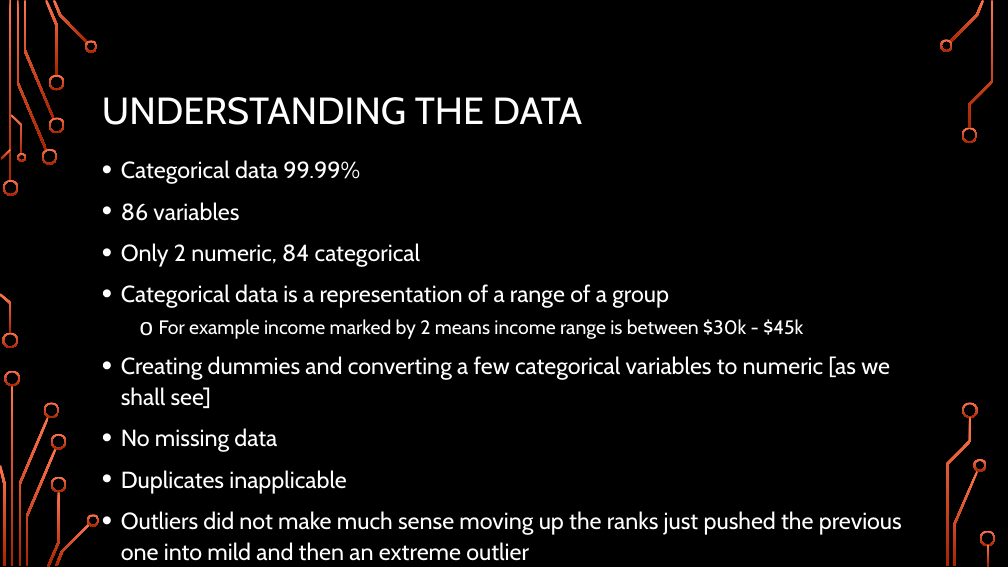
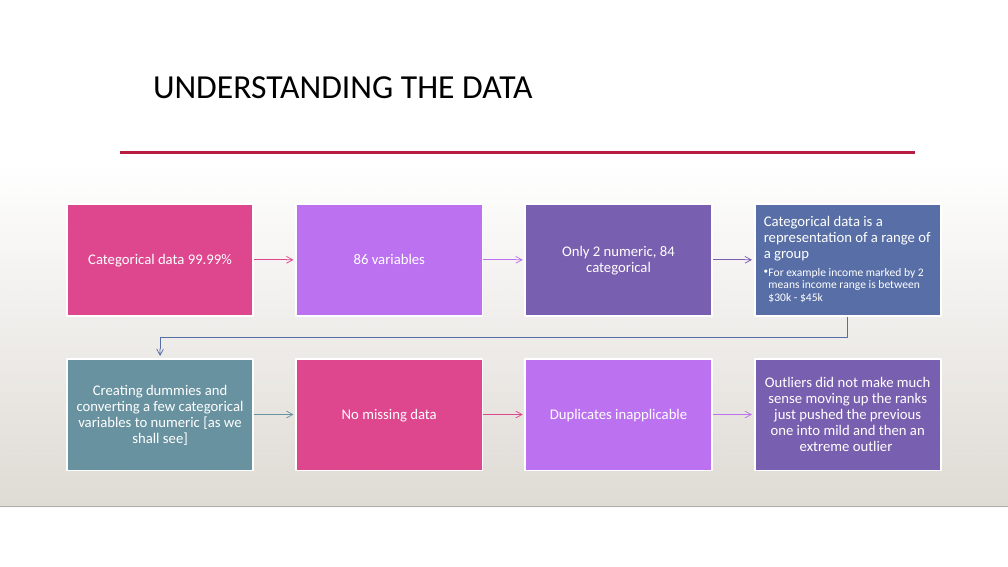
Before and after one commit to karimkhamwani/data-mining, a slide deck: slide 4 of Caravan.pptx (slide 3 before the commit). Drawn at 1008x567 pixels with LibreOffice and Linux fonts; fonts in the diff are those of the drawing; background and template pictures are left out. Boxes give left, top, right and bottom in pixels: in the first picture for what was removed or moved away, otherwise in the second. Text is boxed around its words. In the diff, an @@ line names an element or a change of style, - is before the commit and + after.

Commit message:
update ppt

```diff
--- a/Caravan.pptx
+++ b/Caravan.pptx
@@ background picture (left out) to #FFFFFF @@
@@ title "UNDERSTANDING THE DATA": place and size @@
-title "UNDERSTANDING THE DATA" at bbox=[102, 97, 583, 125]
+title "UNDERSTANDING THE DATA" at bbox=[153, 76, 532, 99]
@@ title "UNDERSTANDING THE DATA" at bbox=[153, 76, 532, 99]: size 36 to 32 pt, font Cabin to Calibri, text colour #FFFFFF to #000000; vertical alignment middle to top @@
@@ rectangle added at bbox=[0, 167, 1008, 507], fill gradient #DFDBD5 @@
@@ line added from (120, 153) to (915, 153), #B71E42 2.5 pt @@
@@ text removed at bbox=[121, 160, 902, 561] @@
-• Categorical data 99.99%
-• 86 variables
-• Only 2 numeric, 84 categorical
-• Categorical data is a representation of a range of a group
-  o For example income marked by 2 means income range is between $30k - $45k
-• Creating dummies and converting a few categorical variables to numeric [as we shall see]
-• No missing data
-• Duplicates inapplicable
-• Outliers did not make much sense moving up the ranks just pushed the previous one into mild and then an extreme outlier
@@ group added at bbox=[67, 204, 941, 470]: 8 rectangles, 8 texts, 7 freeform shapes @@
+Categorical data 99.99%
+86 variables
+Only 2 numeric, 84 categorical
+Categorical data is a representation of a range of a group
+  • For example income marked by 2 means income range is between $30k - $45k
+Creating dummies and converting a few categorical variables to numeric [as we shall see]
+No missing data
+Duplicates inapplicable
+Outliers did not make much sense moving up the ranks just pushed the previous one into mild and then an extreme outlier
@@ line added from (0, 507) to (1008, 507), #000001 1 pt @@
@@ group removed at bbox=[0, 0, 996, 567]: 33 freeform shapes, 3 rectangles @@
```
Also in this commit, not shown: 11 other slides changed, 1 slide added, 1 slide removed, 1 other file.
